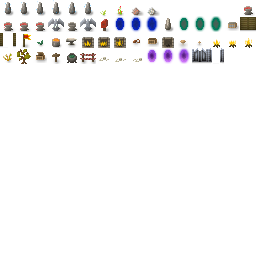
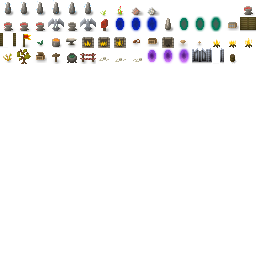
Two versions of the same layered image (256x256). Layer-by-layer changes:
painted on "Foreground" over [230, 54, 237, 64]
